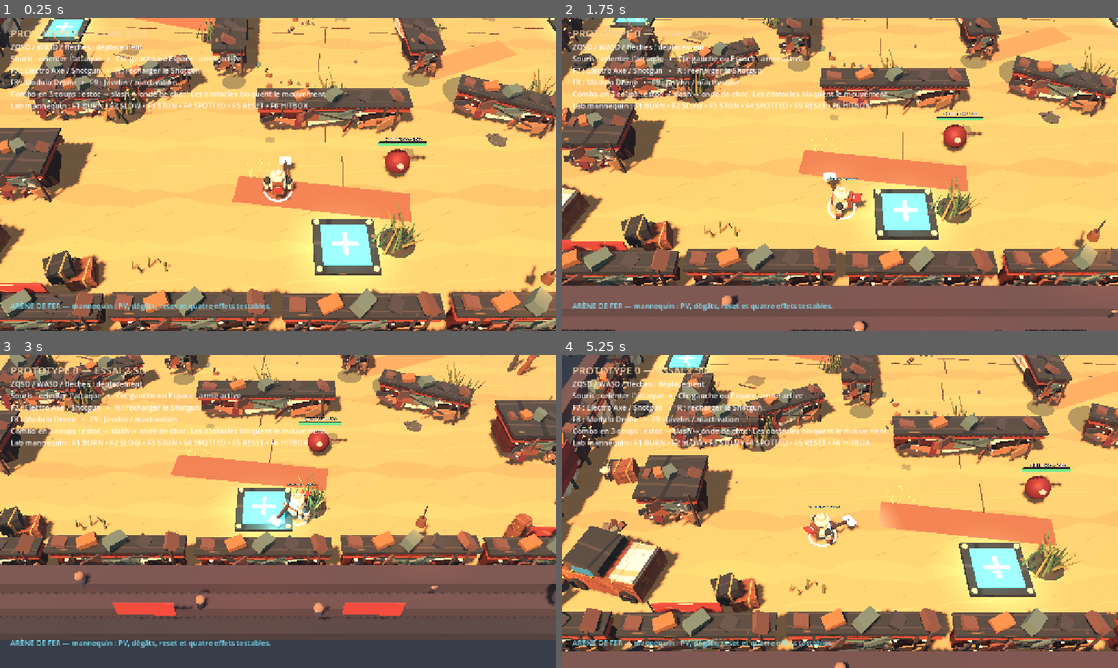
Above: before the commit, frames 1-4 (two rows, left to right).
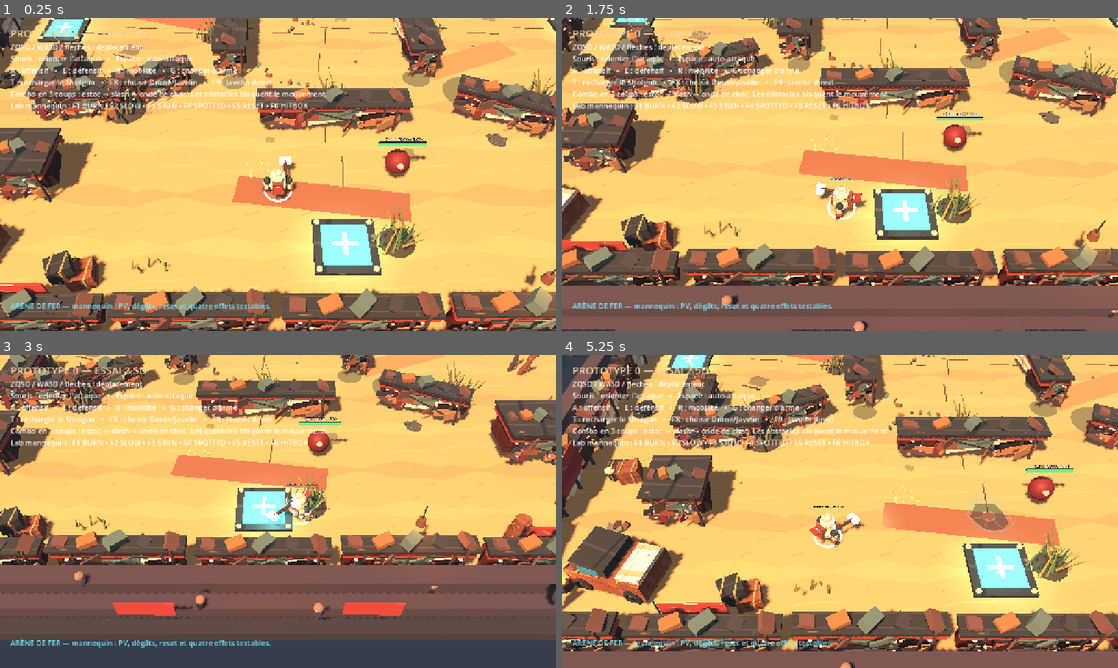
Above: after the commit, the same moments.

Repository: aKoMoses/PROTOTYPE-V0.1
Game: Godot game, scene res://scenes/main.tscn
Two runs of this game, one before a commit and one after it. Both use one fixed random seed, a clock stepped at 60 frames per second and the inputs below.
Inputs (mouse positions are in pixels of both pictures, inside the frame that each line leads up to):
- Up to frame 1 (0.25 s): no input
- Up to frame 2 (1.75 s): move the mouse to (962, 158) at 0.52 s; hold D 0.53-1.28 s; hold Q 0.53-1.28 s; click (962, 158) at 0.67 s; tap Space at 0.77, 1.52 s; tap G at 0.8, 1.35 s; move the mouse to (728, 190) at 1.27 s; hold S from 1.28 s (still down); tap E at 1.55 s
- Up to frame 3 (3 s): move the mouse to (333, 442) at 2.02 s; release S at 2.03 s; hold D 2.03-2.78 s; tap E at 2.1 s; tap R at 2.3, 2.85 s; move the mouse to (250, 574) at 2.77 s; hold W from 2.78 s (still down); click (250, 574) at 2.92 s
- Up to frame 4 (5.25 s): tap Space at 3.02, 3.77, 4.52 s; tap T at 3.05, 3.6 s; move the mouse to (1006, 558) at 3.52 s; release W at 3.53 s; hold Q 3.53-4.28 s; hold Left 3.53-5.03 s; move the mouse to (673, 464) at 4.27 s; tap Q at 4.35 s; tap G at 4.55, 5.1 s; move the mouse to (867, 511) at 5.02 s; hold S from 5.03 s (still down); click (867, 511) at 5.17 s

The runs differ from the first frame. In frame 1, 1.1% of the frame differs, in the area x 1-49%, y 12-22%; in frame 2, 1.4%; in frame 3, 1.5%; in frame 4, 24%, in the area x 0-100%, y 0-100%.

Commit message:
Remap prototype gameplay shortcuts

Diff:
--- a/scripts/main.gd
+++ b/scripts/main.gd
@@ -1432,7 +1432,7 @@
 
 	var help := Label.new()
 	help.position = Vector2(24.0, 54.0)
-	help.text = "ZQSD / WASD / flèches : déplacement\nSouris : orienter l'attaque   •   Clic gauche ou Espace : arme active\nF7 : Electro Axe / Shotgun   •   R : recharger le Shotgun\nF8 : Modulo Drone   •   F9 : Javelin / réactivation\nCombo en 3 coups : estoc → slash → ond …(129 unchanged characters)…
+	help.text = "ZQSD / WASD / flèches : déplacement\nSouris : orienter l'attaque   •   Espace : auto-attaque\nA : offensif   •   E : défensif   •   R : mobilité   •   G : changer d'arme\nT : recharger le Shotgun   •   F8 : choisir Drone/Javelin   •   F9 : Javelin direct\nCombo en 3 coups : estoc → slash → ond …(129 unchanged characters)…
 	help.add_theme_font_size_override("font_size", 17)
 	help.add_theme_color_override("font_color", Color.WHITE)
 	layer.add_child(help)
--- a/scripts/player.gd
+++ b/scripts/player.gd
@@ -78,6 +78,7 @@
 var _javelin_mark_target: Node
 var _javelin_launch_token := 0
 var _module_busy := false
+var _offensive_module_id := "modulo_drone"
 var _attack_label: Label3D
 var _axe_pivot: Node3D
 var _axe_pivot_home := Vector3(0.5, 1.0, -0.55)
@@ -172,7 +173,7 @@
 
 func _update_movement() -> void:
 	var input_vector := Vector2.ZERO
-	if Input.is_key_pressed(KEY_A) or Input.is_key_pressed(KEY_Q) or Input.is_key_pressed(KEY_LEFT):
+	if Input.is_key_pressed(KEY_Q) or Input.is_key_pressed(KEY_LEFT):
 		input_vector.x -= 1.0
 	if Input.is_key_pressed(KEY_D) or Input.is_key_pressed(KEY_RIGHT):
 		input_vector.x += 1.0
@@ -252,9 +253,17 @@
 	if _pressed_once(KEY_F7):
 		set_weapon("shotgun" if _weapon_id == "electro_axe" else "electro_axe")
 	if _pressed_once(KEY_F8):
-		_perform_modulo_drone()
+		_cycle_offensive_module()
 	if _pressed_once(KEY_F9):
 		_perform_javelin()
+	if _pressed_once(KEY_G):
+		set_weapon("shotgun" if _weapon_id == "electro_axe" else "electro_axe")
+	if _pressed_once(KEY_A):
+		_perform_offensive_module()
+	if _pressed_once(KEY_E):
+		_activate_defensive_module()
+	if _pressed_once(KEY_R):
+		_activate_mobility_module()
 
 
 func _pressed_once(keycode: Key) -> bool:
@@ -325,6 +334,33 @@
 		_attack_label.text = "ARME : %s" % ("ELECTRO AXE" if _weapon_id == "electro_axe" else "SHOTGUN")
 
 
+func get_offensive_module_id() -> String:
+	return _offensive_module_id
+
+
+func _cycle_offensive_module() -> void:
+	_offensive_module_id = "javelin" if _offensive_module_id == "modulo_drone" else "modulo_drone"
+	if _attack_label != null:
+		_attack_label.text = "OFFENSIF : %s" % ("JAVELIN" if _offensive_module_id == "javelin" else "MODULO DRONE")
+
+
+func _perform_offensive_module() -> void:
+	if _offensive_module_id == "javelin":
+		_perform_javelin()
+	else:
+		_perform_modulo_drone()
+
+
+func _activate_defensive_module() -> void:
+	if _attack_label != null:
+		_attack_label.text = "DÉFENSIF : À VENIR"
+
+
+func _activate_mobility_module() -> void:
+	if _attack_label != null:
+		_attack_label.text = "MOBILITÉ : À VENIR"
+
+
 func get_weapon_id() -> String:
 	return _weapon_id
 
@@ -354,7 +390,7 @@
 
 
 func _update_shotgun_reload_input() -> void:
-	if _weapon_id == "shotgun" and _pressed_once(KEY_R):
+	if _weapon_id == "shotgun" and _pressed_once(KEY_T):
 		_start_shotgun_reload()
 
 
Not shown, changed: README.md
